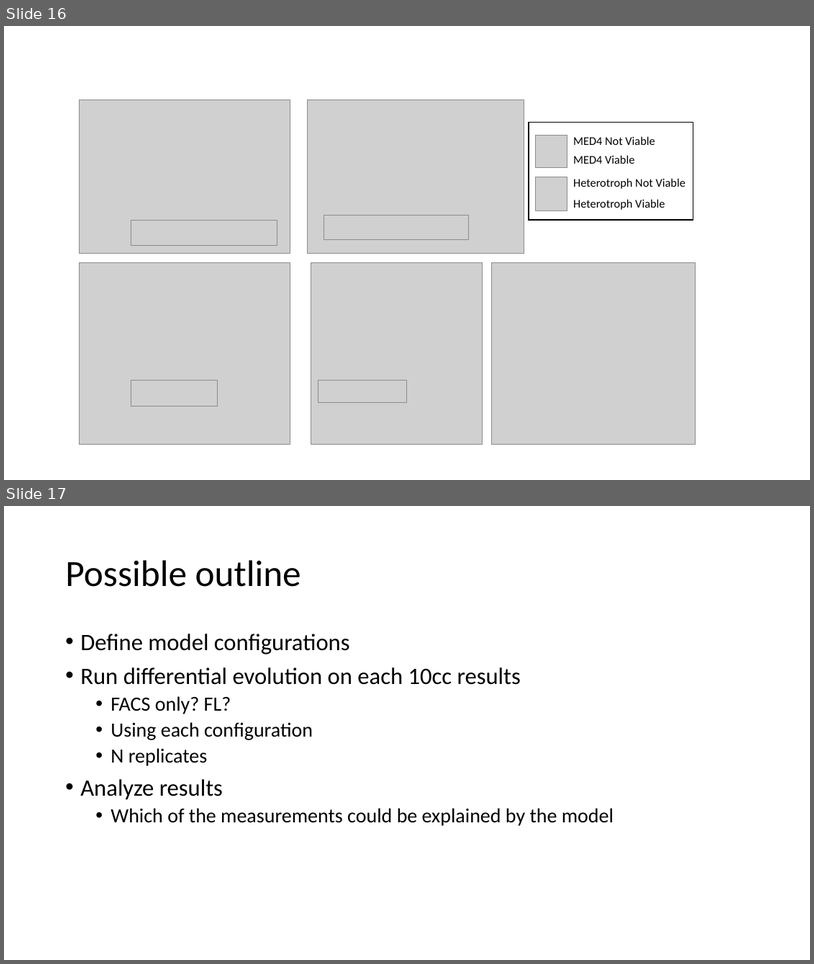
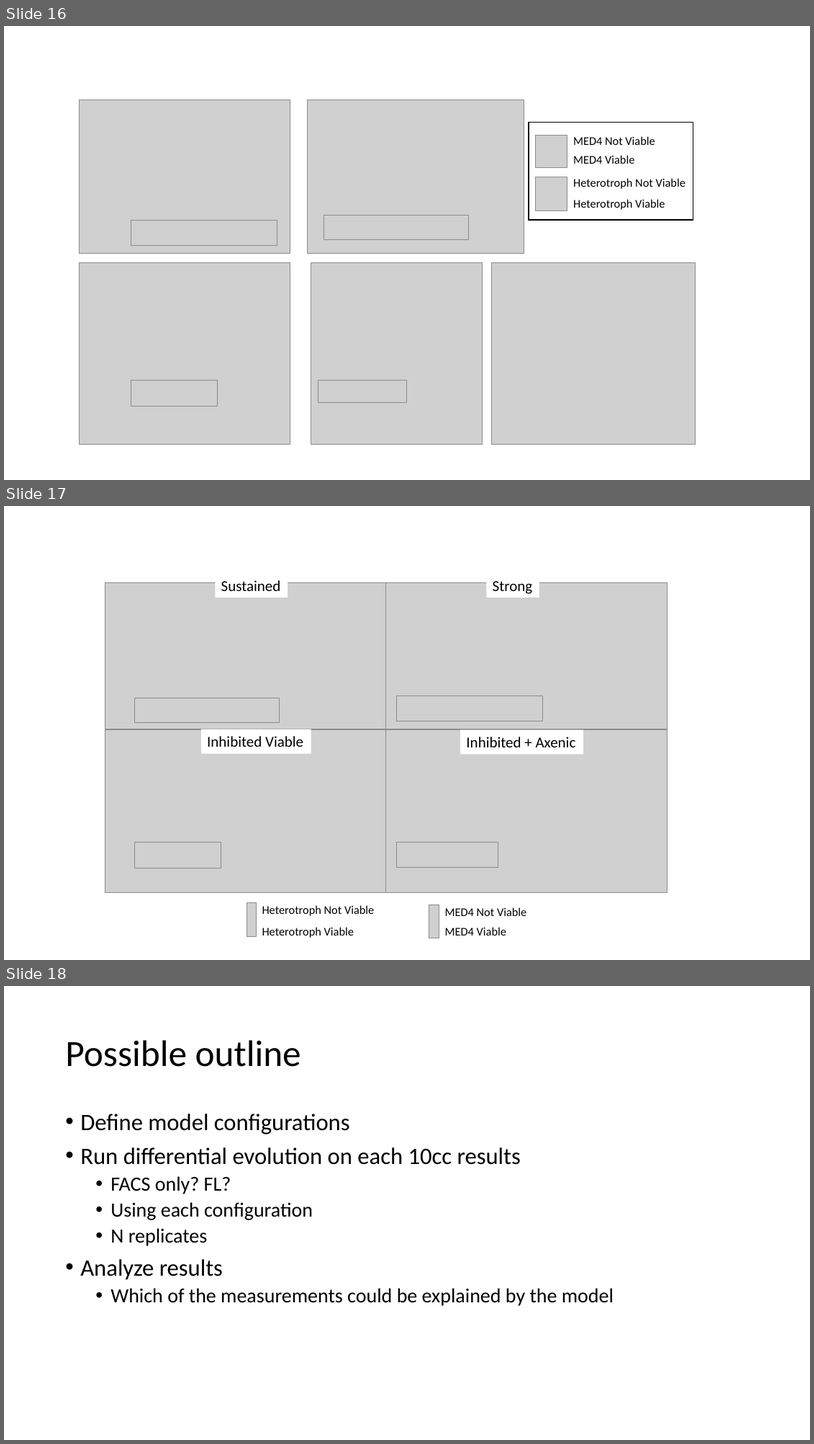
Before and after one commit to wosnat/recycle_model, a slide deck: doc/Recycle model results 301221.pptx. Shown one above the other, each under a label of ours: slides 16 and 17 before the commit, slides 16, 17 and 18 after it. The pictures are 814x964 and 814x1444 pixels, drawn with LibreOffice and Linux fonts; fonts in the diff are those of the drawing; grey boxes stand for pictures. Boxes give left, top, right and bottom in pixels: in the first picture for what was removed or moved away, otherwise in the second. Text is boxed around its words. In the diff, an @@ line names an element or a change of style, - is before the commit and + after.

```diff
--- a/doc/Recycle model results 301221.pptx
+++ b/doc/Recycle model results 301221.pptx
@@ slide 17 added at <box>4,506,810,960</box>, background #FFFFFF @@
@@ picture added at <box>105,583,386,729</box> @@
@@ rectangle added at <box>215,573,288,597</box>, fill #FFFFFF, 18 pt, text #000000 @@
+Sustained
@@ picture added at <box>386,583,668,729</box> @@
@@ rectangle added at <box>486,573,540,597</box>, fill #FFFFFF, 18 pt, text #000000 @@
+Strong
@@ picture added at <box>134,698,279,722</box> @@
@@ picture added at <box>396,696,543,721</box> @@
@@ picture added at <box>105,729,386,893</box> @@
@@ rectangle added at <box>201,729,311,754</box>, fill #FFFFFF, 18 pt, text #000000 @@
+Inhibited Viable
@@ picture added at <box>386,729,668,893</box> @@
@@ rectangle added at <box>460,730,584,754</box>, fill #FFFFFF, 18 pt, text #000000 @@
+Inhibited + Axenic
@@ picture added at <box>134,842,221,867</box> @@
@@ picture added at <box>396,842,498,867</box> @@
@@ picture added at <box>247,903,256,937</box> @@
@@ text added at <box>262,905,374,916</box>, 14 pt, text #000000 @@
+Heterotroph Not Viable
@@ picture added at <box>430,905,440,937</box> @@
@@ text added at <box>445,907,527,916</box>, 14 pt, text #000000 @@
+MED4 Not Viable
@@ text added at <box>262,926,354,937</box>, 14 pt, text #000000 @@
+Heterotroph Viable
@@ text added at <box>445,926,507,935</box>, 14 pt, text #000000 @@
+MED4 Viable
@@ what was slide 17 is now slide 18 @@
```
Also in this commit, not shown: 6 other files.
